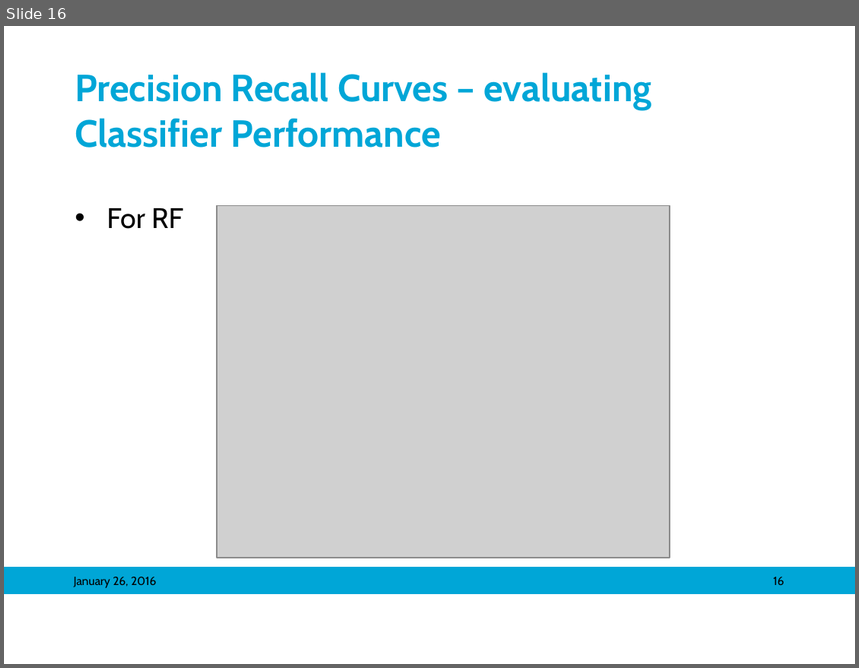
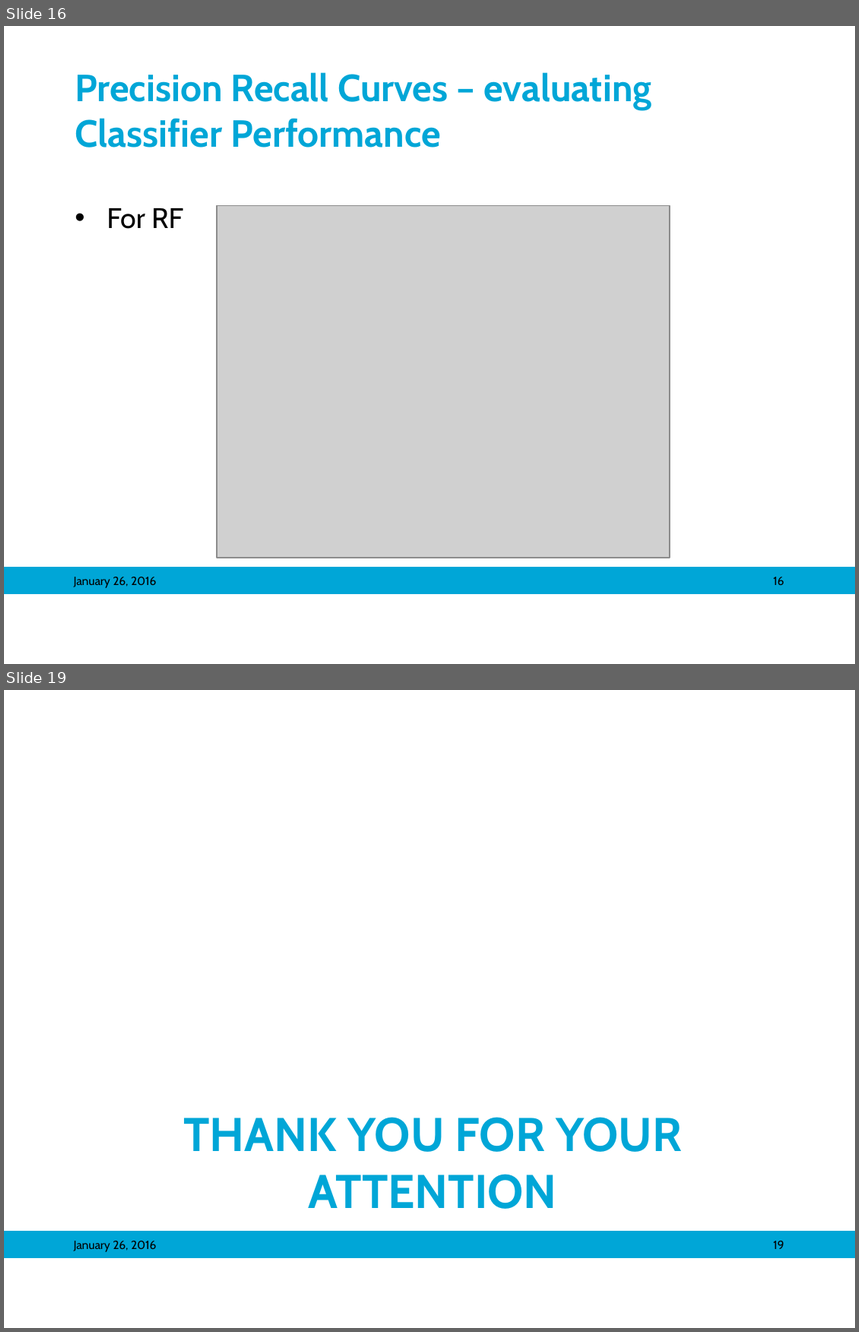
Before and after one commit to mariasv/MM_MedVis_Project, a slide deck: ppt/Object Detection in Medical Images_maria.pptx. Shown one above the other, each under a label of ours: slide 16 before the commit, slides 16 and 19 after it; the slides between them are not shown. The pictures are 859x668 and 859x1332 pixels, drawn with LibreOffice and Linux fonts; fonts in the diff are those of the drawing; grey boxes stand for pictures; background and template pictures are left out. Boxes give left, top, right and bottom in pixels: in the first picture for what was removed or moved away, otherwise in the second. Text is boxed around its words. In the diff, an @@ line names an element or a change of style, - is before the commit and + after.

```diff
--- a/ppt/Object Detection in Medical Images_maria.pptx
+++ b/ppt/Object Detection in Medical Images_maria.pptx
@@ slide 19 added at (4, 690, 855, 1328), background #FFFFFF; not listed: 1 template element that a slide beside it also shows @@
@@ title added at (183, 1117, 682, 1209), 40 pt, text #00A6D7, bold @@
+THANK YOU FOR YOUR ATTENTION
@@ text added at (74, 1241, 157, 1252), 10 pt, text #000000 @@
+January 26, 2016
@@ page number added at (773, 1241, 784, 1249), 10 pt, text #000000 @@
+19
```
Also in this commit, not shown: 7 slides changed, 1 other slide added.
